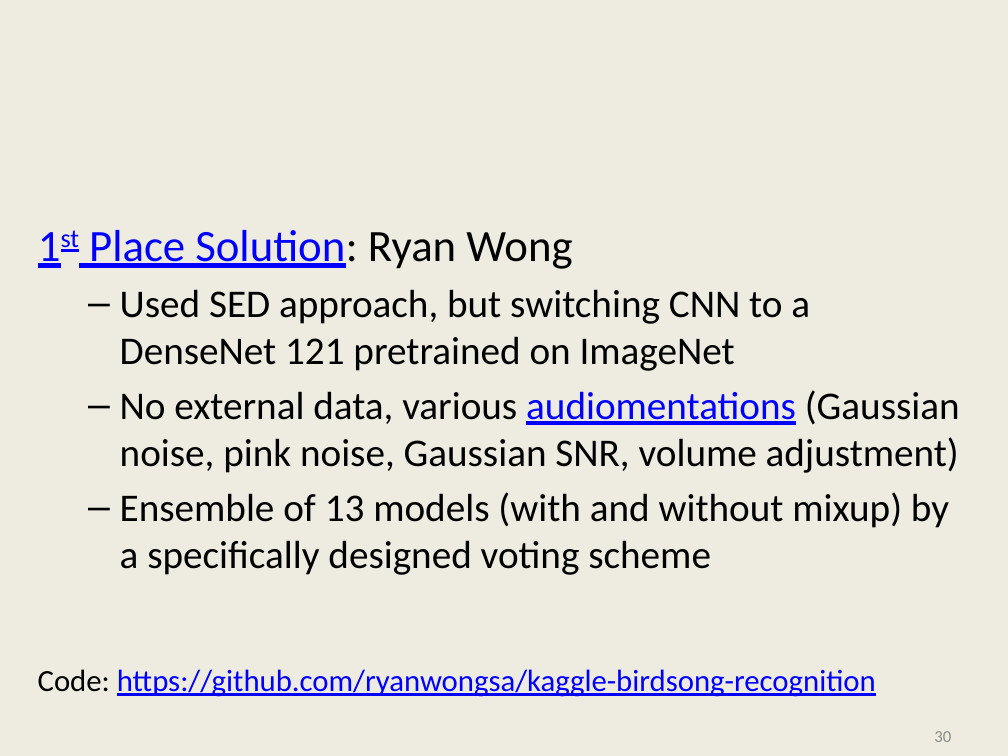
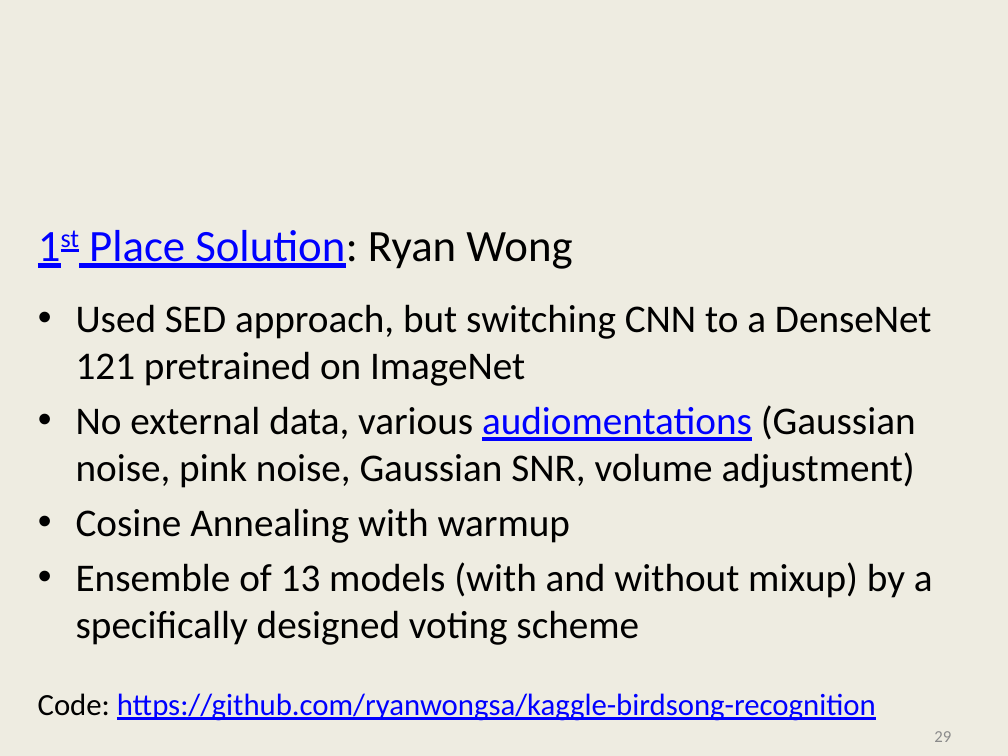
Before and after one commit to kriventsov/kaggle-2020-Cornell-Birdcall-Identification-presentation, a slide deck: slide 29 of Cornell Birdcall.pptx (slide 30 before the commit). Drawn at 1008x756 pixels with LibreOffice and Linux fonts; fonts in the diff are those of the drawing; background and template pictures are left out. Boxes give left, top, right and bottom in pixels: in the first picture for what was removed or moved away, otherwise in the second. Text is boxed around its words. In the diff, an @@ line names an element or a change of style, - is before the commit and + after.

```diff
--- a/Cornell Birdcall.pptx
+++ b/Cornell Birdcall.pptx
@@ text at [76,304,933,645]: bullet – to •; list level 2 to 1 in "Used SED approach, but switching ..."; list level 2 to 1 in "No external data, various audiomentations ..."; list level 2 to 1 in "Ensemble of 13 models (with ..." @@
@@ text at [76,508,570,543]: paragraph added @@
+• Cosine Annealing with warmup
@@ text "Code: https://github.com/ryanwongsa/kaggle-birdsong-recognit ...": place and size @@
-text "Code: https://github.com/ryanwongsa/kaggle-birdsong-recognit ..." at [38,669,876,697]
+text "Code: https://github.com/ryanwongsa/kaggle-birdsong-recognit ..." at [38,693,876,721]
@@ page number at [934,731,951,742]: text changed @@
-30
+29
```
Also in this commit, not shown: 13 other slides changed, 4 slides added, 1 slide removed.
